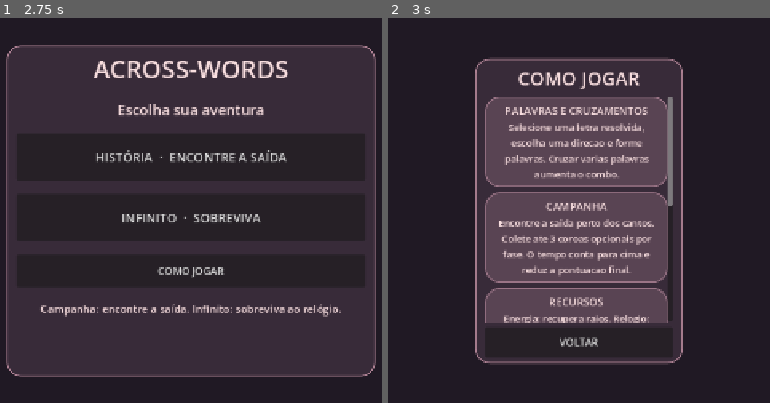
Above: before the commit, frames 1-2 (left to right).
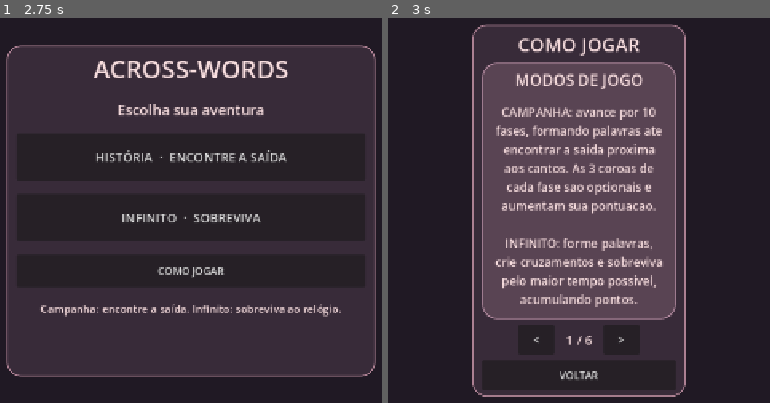
Above: after the commit, the same moments.

Repository: valus-suelo/across-words
Game: Godot game, scene res://main.tscn
Two runs of this game, one before a commit and one after it. Both use one fixed random seed, a clock stepped at 60 frames per second and the inputs below.
Inputs:
- Up to frame 1 (2.75 s): click "REINICIAR" at 0.5 s; click "REINICIAR" at 1.25 s; click "REINICIAR" at 2 s
- Up to frame 2 (3 s): click "COMO JOGAR" at 2.75 s

Frame 1 is identical in both runs. In frame 2, 21% of the frame differs, in the area x 21-79%, y 1-99%.

Commit message:
feat(help): seis cards grandes navegaveis por setas e gestos horizontais

Diff:
--- a/main.gd
+++ b/main.gd
@@ -156,6 +156,18 @@
 var pause_overlay: ColorRect
 var pause_stats: Label
 var help_overlay: ColorRect
+var help_card_container: VBoxContainer
+var help_page_label: Label
+var help_index: int = 0
+var help_swipe_start: float = 0.0
+const HELP_PAGES := [
+    ["MODOS DE JOGO", "CAMPANHA: avance por 10 fases, formando palavras ate encontrar a saida proxima aos cantos. As 3 coroas de cada fase sao opcionais e aumentam sua pontuacao.\n\nINFINITO: forme palavras, crie cruzamentos e sobreviva pelo maior tempo possivel, acumulando pontos."],
+    ["COMO JOGAR", "Toque em uma letra de uma palavra resolvida e escolha a direcao para criar outra palavra. Leia a pista e digite a resposta no teclado.\n\nPalavras que cruzam outras ja resolvidas aumentam o combo: dois cruzamentos contam dois. Use moedas para liberar ramos extras."],
+    ["TEMPO", "CAMPANHA: o relogio conta para cima. Voce nao perde por demorar, mas cada segundo reduz a pontuacao final. O item de tempo desconta 12 segundos.\n\nINFINITO: o relogio conta para baixo; quando acaba, a partida termina."],
+    ["ENERGIA", "Cada palavra confirmada consome 1 ponto de energia. Se a energia acabar, a partida termina.\n\nColete itens de energia pelo tabuleiro para recuperar ate 3 pontos, respeitando o limite maximo de 10."],
+    ["COLECIONAVEIS E INIMIGOS", "COROAS: 3 por fase na campanha, opcionais e valendo pontos.\nENERGIA: recupera raios.\nRELOGIO: reduz o tempo na campanha.\nVISAO: amplia a area visivel.\nMOEDAS: permitem comprar ramos extras.\n\nA partir da fase 7, inimigos aparecem no mapa desde o inicio e tornam o percurso mais perigoso."],
+    ["DICAS", "O botao DICA, ao lado da definicao, permite trocar a palavra sugerida para a letra e direcao escolhidas.\n\nVoce tem 3 trocas por fase, renovadas ao avancar de nivel. O botao so fica disponivel quando ha mais de uma resposta valida."]
+]
 var mode_button: Button
 var typed_buffer: String = ""
 var camera_target: Vector3 = Vector3(0, 25, 1.4)
@@ -739,47 +751,75 @@
     help_col.add_theme_constant_override("separation", 9)
     help_panel.add_child(help_col)
     help_col.add_child(_make_label("COMO JOGAR", 30))
-    var scroll := ScrollContainer.new()
-    scroll.custom_minimum_size = Vector2(300, 360)
-    scroll.horizontal_scroll_mode = ScrollContainer.SCROLL_MODE_DISABLED
-    scroll.size_flags_horizontal = Control.SIZE_EXPAND_FILL
-    scroll.size_flags_vertical = Control.SIZE_EXPAND_FILL
-    help_col.add_child(scroll)
-    var cards := VBoxContainer.new()
-    cards.custom_minimum_size.x = 286.0
-    cards.size_flags_horizontal = Control.SIZE_EXPAND_FILL
-    cards.add_theme_constant_override("separation", 8)
-    scroll.add_child(cards)
-    _help_card(cards, "PALAVRAS E CRUZAMENTOS", "Selecione uma letra resolvida, escolha uma direcao e forme palavras. Cruzar varias palavras aumenta o combo.")
-    _help_card(cards, "CAMPANHA", "Encontre a saida perto dos cantos. Colete ate 3 coroas opcionais por fase. O tempo conta para cima e reduz a pontuacao final.")
-    _help_card(cards, "RECURSOS", "Energia: recupera raios. Relogio: reduz o tempo na campanha. Visao: amplia o mapa. Moedas: permitem comprar ramos extras.")
-    _help_card(cards, "INIMIGOS", "A partir da fase 7, inimigos surgem no mapa. Eles perseguem as palavras e podem destruir caminhos ou encerrar a partida.")
-    _help_card(cards, "DICAS E INFINITO", "Use DICA para trocar a palavra disponivel: 3 usos por fase. No modo infinito, o tempo e regressivo.")
+    var card_panel := PanelContainer.new()
+    card_panel.custom_minimum_size = Vector2(310, 410)
+    card_panel.size_flags_horizontal = Control.SIZE_EXPAND_FILL
+    card_panel.add_theme_stylebox_override("panel", _panel_style(Color("#594453"), Color("#b38ba0")))
+    help_col.add_child(card_panel)
+    help_card_container = VBoxContainer.new()
+    help_card_container.add_theme_constant_override("separation", 20)
+    help_card_container.gui_input.connect(_help_swipe_input)
+    card_panel.add_child(help_card_container)
+    var navigation := HBoxContainer.new()
+    navigation.alignment = BoxContainer.ALIGNMENT_CENTER
+    navigation.add_theme_constant_override("separation", 18)
+    help_col.add_child(navigation)
+    var previous := Button.new()
+    previous.text = "<"
+    previous.custom_minimum_size = Vector2(58, 48)
+    previous.pressed.connect(func() -> void: _change_help_page(-1))
+    navigation.add_child(previous)
+    help_page_label = _make_label("1 / 6", 20)
+    navigation.add_child(help_page_label)
+    var next := Button.new()
+    next.text = ">"
+    next.custom_minimum_size = Vector2(58, 48)
+    next.pressed.connect(func() -> void: _change_help_page(1))
+    navigation.add_child(next)
     var close := Button.new()
     close.text = "VOLTAR"
     close.custom_minimum_size.y = 48
     close.pressed.connect(func() -> void: help_overlay.hide())
     help_col.add_child(close)
+    _render_help_page()
     help_overlay.hide()
 
-func _help_card(parent: VBoxContainer, heading: String, description: String) -> void:
-    var panel := PanelContainer.new()
-    panel.custom_minimum_size.x = 280.0
-    panel.size_flags_horizontal = Control.SIZE_EXPAND_FILL
-    panel.add_theme_stylebox_override("panel", _panel_style(Color("#594453"), Color("#9b7587")))
-    parent.add_child(panel)
-    var col := VBoxContainer.new()
-    panel.add_child(col)
-    var title_label := _make_label(heading, 17)
-    title_label.autowrap_mode = TextServer.AUTOWRAP_WORD_SMART
-    title_label.size_flags_horizontal = Control.SIZE_EXPAND_FILL
-    col.add_child(title_label)
-    var description_label := _make_label(description, 15)
-    description_label.autowrap_mode = TextServer.AUTOWRAP_WORD_SMART
-    description_label.size_flags_horizontal = Control.SIZE_EXPAND_FILL
-    col.add_child(description_label)
+func _render_help_page() -> void:
+    if not is_instance_valid(help_card_container):
+        return
+    for child in help_card_container.get_children():
+        child.queue_free()
+    var page: Array = HELP_PAGES[help_index]
+    var heading := _make_label(String(page[0]), 25)
+    heading.autowrap_mode = TextServer.AUTOWRAP_WORD_SMART
+    heading.mouse_filter = Control.MOUSE_FILTER_PASS
+    help_card_container.add_child(heading)
+    var body := _make_label(String(page[1]), 19)
+    body.autowrap_mode = TextServer.AUTOWRAP_WORD_SMART
+    body.size_flags_horizontal = Control.SIZE_EXPAND_FILL
+    body.mouse_filter = Control.MOUSE_FILTER_PASS
+    help_card_container.add_child(body)
+    help_page_label.text = "%d / %d" % [help_index + 1, HELP_PAGES.size()]
+
+func _change_help_page(step: int) -> void:
+    help_index = posmod(help_index + step, HELP_PAGES.size())
+    _render_help_page()
+
+func _help_swipe_input(event: InputEvent) -> void:
+    if event is InputEventScreenTouch:
+        if event.pressed:
+            help_swipe_start = event.position.x
+        elif absf(event.position.x - help_swipe_start) > 45.0:
+            _change_help_page(-1 if event.position.x < help_swipe_start else 1)
+    elif event is InputEventMouseButton and event.button_index == MOUSE_BUTTON_LEFT:
+        if event.pressed:
+            help_swipe_start = event.position.x
+        elif absf(event.position.x - help_swipe_start) > 45.0:
+            _change_help_page(-1 if event.position.x < help_swipe_start else 1)
 
 func _show_help() -> void:
+    help_index = 0
+    _render_help_page()
     help_overlay.show()
 
 func _toggle_pause() -> void:
